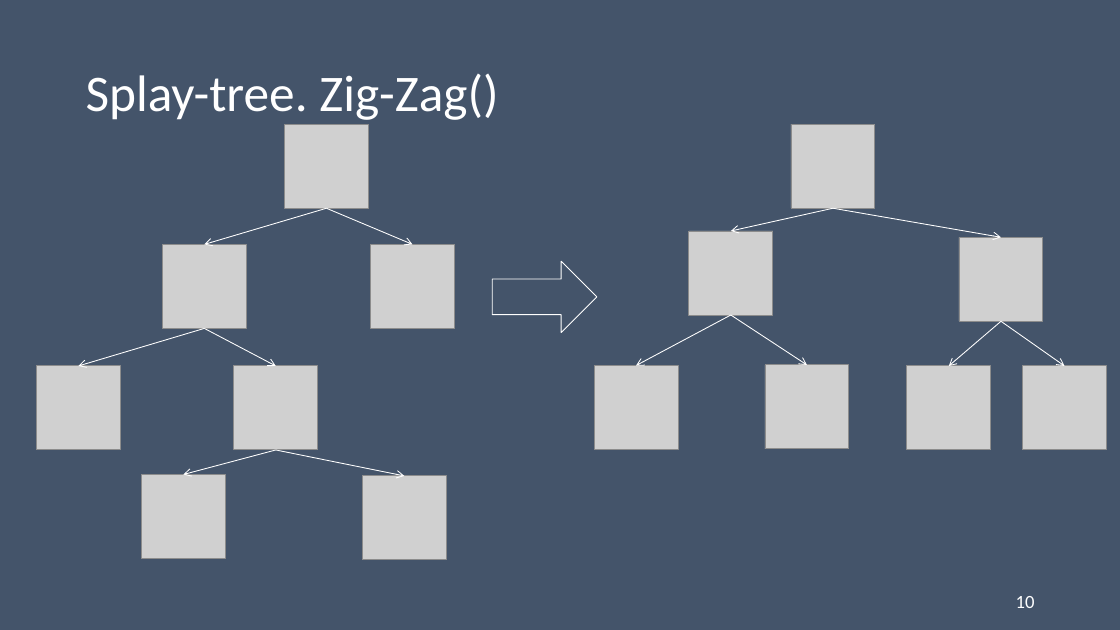
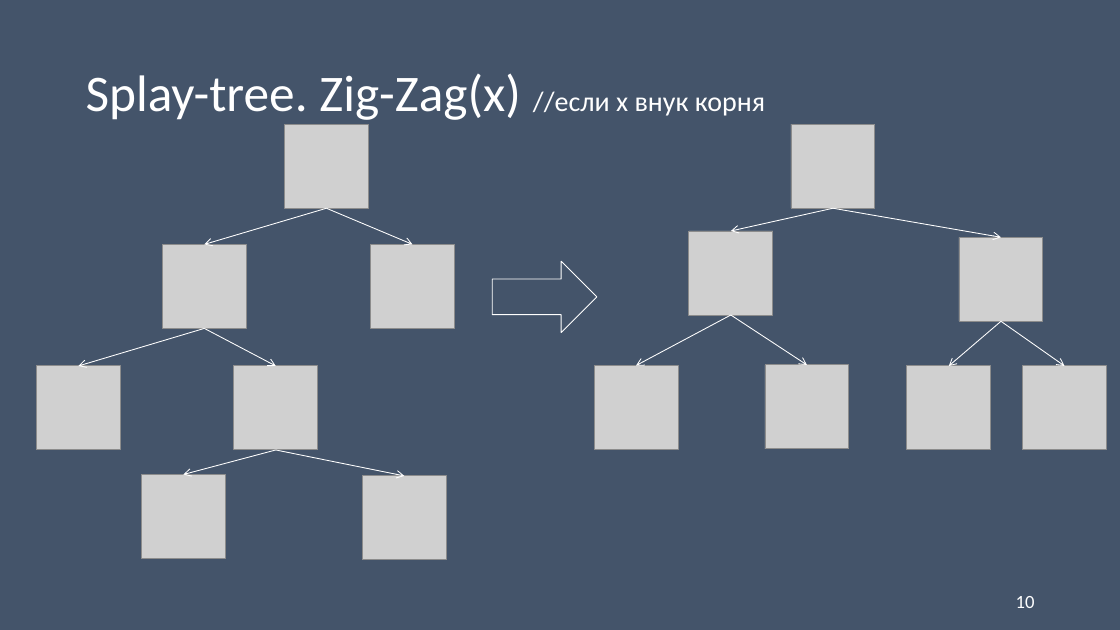
Before and after one commit to Koshkaallmaznaya/algorithms-AA-tree-Splay-tree, a slide deck: slide 10 of Документы/Б9121-09.03.03пикд_Панкратова_презентация.pptx. Drawn at 1120x630 pixels with LibreOffice and Linux fonts; fonts in the diff are those of the drawing; grey boxes stand for pictures. Boxes give left, top, right and bottom in pixels: in the first picture for what was removed or moved away, otherwise in the second. Text is boxed around its words. In the diff, an @@ line names an element or a change of style, - is before the commit and + after.

```diff
--- a/Документы/Б9121-09.03.03пикд_Панкратова_презентация.pptx
+++ b/Документы/Б9121-09.03.03пикд_Панкратова_презентация.pptx
@@ title at (86, 73, 765, 120): text changed @@
-Splay-tree. Zig-Zag()
+Splay-tree. Zig-Zag(x) //если х внук корня
```
Also in this commit, not shown: 9 other slides changed, 4 slides added, 2 slides removed, 4 other files.
